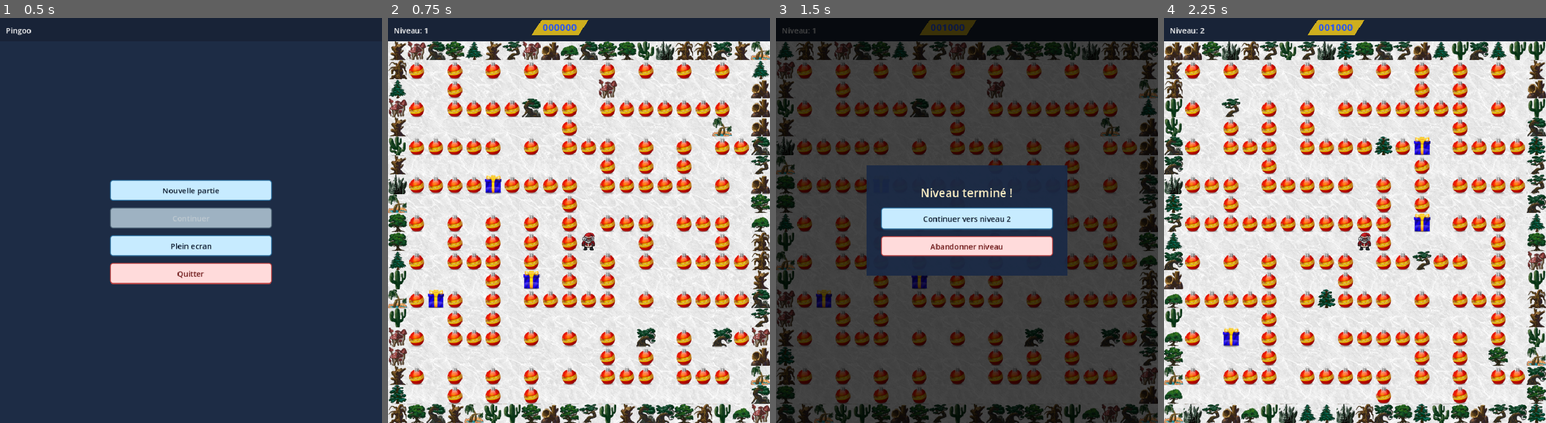
Above: before the commit, frames 1-4 (left to right).
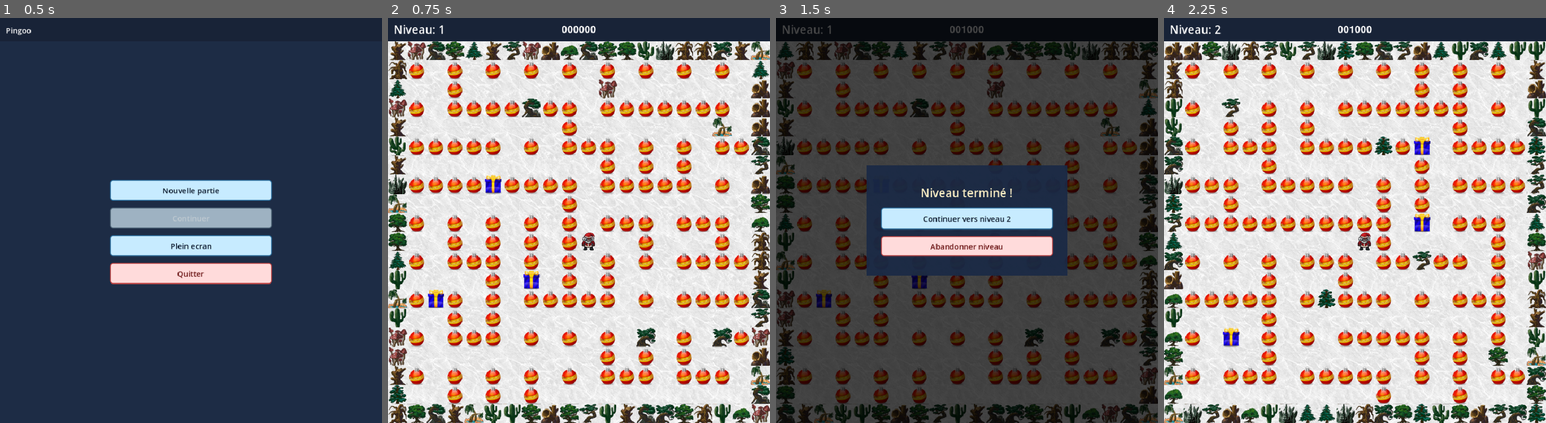
Above: after the commit, the same moments.

Repository: abasty/pingoo
Game: Godot game, scene res://menu.tscn
Same seed, same stepped clock (60 frames per second), same inputs: the game is played once before the commit and once after it.
Inputs:
- Up to frame 1 (0.5 s): no input
- Up to frame 2 (0.75 s): click "Nouvelle partie" at 0.5 s
- Up to frame 3 (1.5 s): tap Enter at 1.25 s; hold Right (ui_right) from 1.28 s (still down); tap T at 1.35 s
- Up to frame 4 (2.25 s): tap Space at 1.52 s; release Right (ui_right) at 2 s; click "Continuer vers niveau 2" at 2 s

Frame 1 is identical in both runs. In frame 2, 0.7% of the frame differs, in the area x 1-55%, y 0-5%; in frame 3, 0.6%; in frame 4, 0.7%.

Commit message:
Update score position and adjust LevelLabel offsets for improved layout

Diff:
--- a/score.tscn
+++ b/score.tscn
@@ -1,17 +1,18 @@
-[gd_scene load_steps=3 format=3 uid="uid://beb43lt343dt5"]
+[gd_scene load_steps=5 format=3 uid="uid://beb43lt343dt5"]
 
 [ext_resource type="Texture2D" uid="uid://dm2lkhu5i7dy2" path="res://media/numbers.png" id="1_hmcmv"]
 [ext_resource type="Script" path="res://score.gd" id="1_jm2dx"]
 
+[sub_resource type="Shader" id="Shader_white_digits"]
+code = "shader_type canvas_item;\n\nvoid fragment() {\n\tfloat a = texture(TEXTURE, UV).a;\n\tCOLOR = vec4(1.0, 1.0, 1.0, a);\n}\n"
+
+[sub_resource type="ShaderMaterial" id="ShaderMaterial_white_digits"]
+shader = SubResource("Shader_white_digits")
+
 [node name="Score" type="Node2D"]
 script = ExtResource("1_jm2dx")
 metadata/_edit_group_ = true
-
-[node name="Polygon2D" type="Polygon2D" parent="."]
-self_modulate = Color(1, 0.831373, 0.0901961, 0.788235)
-position = Vector2(29, 0)
-scale = Vector2(0.875, 0.8)
-polygon = PackedVector2Array(-33.1429, 40, 80, 40, 104, 0, -8, 0)
+material = SubResource("ShaderMaterial_white_digits")
 
 [node name="p5" type="Sprite2D" parent="."]
 position = Vector2(24, 8)
@@ -19,6 +20,7 @@
 centered = false
 region_enabled = true
 region_rect = Rect2(0, 52, 12, 16)
+use_parent_material = true
 
 [node name="p4" type="Sprite2D" parent="."]
 position = Vector2(36, 8)
@@ -26,6 +28,7 @@
 centered = false
 region_enabled = true
 region_rect = Rect2(0, 52, 12, 16)
+use_parent_material = true
 
 [node name="p3" type="Sprite2D" parent="."]
 position = Vector2(48, 8)
@@ -33,6 +36,7 @@
 centered = false
 region_enabled = true
 region_rect = Rect2(0, 52, 12, 16)
+use_parent_material = true
 
 [node name="p2" type="Sprite2D" parent="."]
 position = Vector2(60, 8)
@@ -40,6 +44,7 @@
 centered = false
 region_enabled = true
 region_rect = Rect2(0, 52, 12, 16)
+use_parent_material = true
 
 [node name="p1" type="Sprite2D" parent="."]
 position = Vector2(72, 8)
@@ -47,6 +52,7 @@
 centered = false
 region_enabled = true
 region_rect = Rect2(0, 52, 12, 16)
+use_parent_material = true
 
 [node name="p0" type="Sprite2D" parent="."]
 position = Vector2(84, 8)
@@ -54,3 +60,4 @@
 centered = false
 region_enabled = true
 region_rect = Rect2(0, 52, 12, 16)
+use_parent_material = true
--- a/test.tscn
+++ b/test.tscn
@@ -29,14 +29,16 @@
 color = Color(0.06, 0.11, 0.2, 0.85)
 
 [node name="Score" parent="Hud" instance=ExtResource("4_imv6t")]
-position = Vector2(300, 4)
+position = Vector2(340, 8)
 
 [node name="LevelLabel" type="Label" parent="Hud"]
 offset_left = 12.0
-offset_top = 14.0
+offset_top = 0.0
 offset_right = 260.0
-offset_bottom = 37.0
+offset_bottom = 48.0
 text = "Niveau: 1"
+vertical_alignment = 1
+theme_override_font_sizes/font_size = 24
 
 [node name="Music" type="AudioStreamPlayer" parent="."]
 stream = ExtResource("6_vyfx3")
